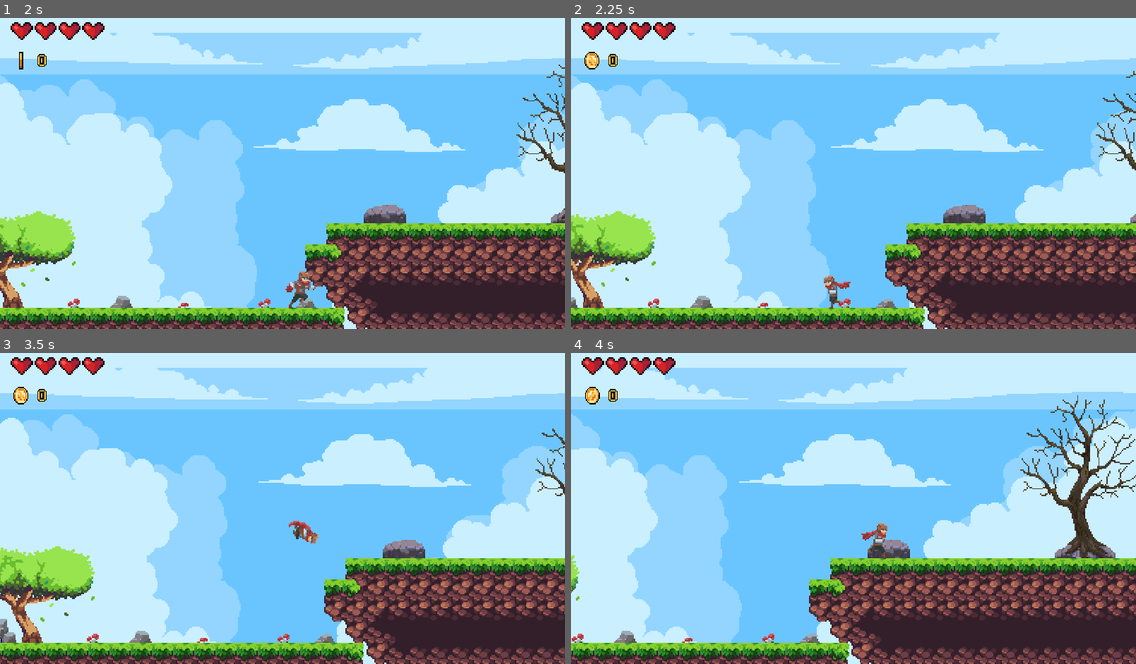
Above: before the commit, frames 1-4 (two rows, left to right).
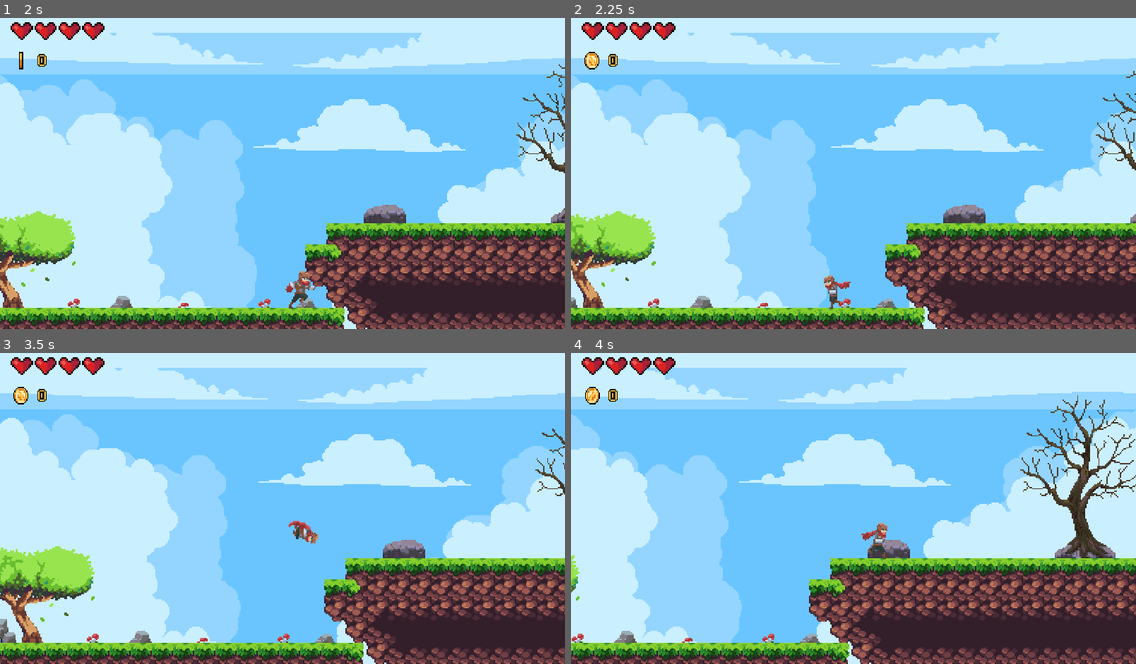
Above: after the commit, the same moments.

Repository: enzolins/DEL-Adventures
Game: Godot game, scene res://Levels/Level1/Level1.tscn
Two runs of this game, one before a commit and one after it. Both use one fixed random seed, a clock stepped at 60 frames per second and the inputs below.
Inputs:
- Up to frame 1 (2 s): hold Right (ui_right) from 0.53 s (still down); tap Space (ui_select) at 0.77, 1.52 s
- Up to frame 2 (2.25 s): release Right (ui_right) at 2.03 s; hold Left (ui_left) from 2.03 s (still down)
- Up to frame 3 (3.5 s): release Left (ui_left) at 2.78 s; hold Right (ui_right) from 2.78 s (still down); tap Space (ui_select) at 3.02 s
- Up to frame 4 (4 s): keep holding Right (ui_right); tap Space (ui_select) at 3.77 s

Frame 1 is identical in both runs. In frame 2, less than 0.1% of the frame differs, in the area x 3-100%, y 6-90%; in frame 3, less than 0.1%; in frame 4, less than 0.1%, in the area x 10-100%, y 6-92%.

Commit message:
Gold Generation

Diff:
--- a/Enemies/Random/blue patrol/BluePatrol.gd
+++ b/Enemies/Random/blue patrol/BluePatrol.gd
@@ -19,6 +19,7 @@
 onready var stats = $Stats
 onready var hurtbox = $Hurtbox
 onready var playerDetectionZone = $PlayerDetectionZone
+onready var goldGenerator = $GoldGenerator
 
 
 #STATE MACHINE - STATES
@@ -97,7 +98,7 @@
 
 func _on_Stats_noHealth():
 	queue_free()
-	#PlayerStats.setGold(generateGold.generateGold())
+	PlayerStats.setGold(goldGenerator.generateGold())
 	var enemyDeathEffect = EnemyDeathEffect.instance()
 	get_parent().add_child(enemyDeathEffect)
 	enemyDeathEffect.global_position = global_position
--- a/Enemies/Random/blue patrol/BluePatrol.tscn
+++ b/Enemies/Random/blue patrol/BluePatrol.tscn
@@ -9,6 +9,7 @@
 [ext_resource path="res://Mechanics/Hitbox and Hurbox/Hurtbox.tscn" type="PackedScene" id=7]
 [ext_resource path="res://Mechanics/Hitbox and Hurbox/Hitbox.tscn" type="PackedScene" id=8]
 [ext_resource path="res://Mechanics/Player Detection Zone/PlayerDetectionZone.tscn" type="PackedScene" id=9]
+[ext_resource path="res://Mechanics/Gold Generation/GoldGenerator.tscn" type="PackedScene" id=10]
 
 [sub_resource type="SpriteFrames" id=1]
 animations = [ {
@@ -77,6 +78,10 @@
 modulate = Color( 0.14902, 0, 1, 1 )
 shape = SubResource( 5 )
 
+[node name="GoldGenerator" parent="." instance=ExtResource( 10 )]
+MAX = 2
+MIN = 1
+
 [connection signal="noHealth" from="Stats" to="." method="_on_Stats_noHealth"]
 [connection signal="area_entered" from="Hurtbox" to="." method="_on_Hurtbox_area_entered"]
 
--- a/Levels/Level1/Level1.tscn
+++ b/Levels/Level1/Level1.tscn
@@ -27,7 +27,7 @@
 tile_data = PoolIntArray( 5505038, 536870912, 0, 6488070, 3, 0, 6619195, 2, 0, 6684713, 7, 0, 6684785, 7, 0, 6684800, 5, 0, 6750290, 6, 0 )
 
 [node name="GrassGround" parent="." instance=ExtResource( 2 )]
-tile_data = PoolIntArray( 458754, 0, 0, 589841, 0, 1, 589842 …(1094 unchanged characters)… , 786463, 3, 131074, 786464, 3, 131076, 917503, 0, 1, 851968, 0, 2, 851969, 0, 2 …(1080 unchanged characters)…
+tile_data = PoolIntArray( 458754, 0, 0, 589841, 0, 1, 589842 …(1094 unchanged characters)… , 786463, 3, 131074, 786464, 3, 131076, 786465, 536870914, 0, 917503, 0, 1, 851968, 0, 2, 851969, 0, 2 …(1080 unchanged characters)…
 
 [node name="ParallaxBackground" parent="." instance=ExtResource( 4 )]
 
--- /dev/null
+++ b/Mechanics/Gold Generation/GoldGenerator.gd
@@ -0,0 +1,17 @@
+extends Node
+
+export(int) var MAX = 0
+export(int) var MIN = 0
+
+var RNG = RandomNumberGenerator.new()
+
+
+func generateGold():
+	if(MAX != null and MIN != null):
+		randomize()
+		var random = (randi() % MAX + MIN)
+		if random > MAX:
+			random = MAX
+		return random
+	else:
+		return 0
--- /dev/null
+++ b/Mechanics/Gold Generation/GoldGenerator.tscn
@@ -0,0 +1,6 @@
+[gd_scene load_steps=2 format=2]
+
+[ext_resource path="res://Mechanics/Gold Generation/GoldGenerator.gd" type="Script" id=1]
+
+[node name="GoldGenerator" type="Node"]
+script = ExtResource( 1 )
--- a/Mechanics/Stats/Stats.gd
+++ b/Mechanics/Stats/Stats.gd
@@ -4,7 +4,7 @@
 var health = max_health setget setHealth
 export(int) var limitHealth = 7
 
-#export(int) var gold = 0 setget setGold
+export(int) var gold = 0 setget setGold
 
 signal noHealth
 signal healthChanged(value)
@@ -25,13 +25,13 @@
 	else:
 		pass
 
-#func setGold(value):
-#	gold += value
-#	emit_signal("goldChanged",gold)
+func setGold(value):
+	gold += value
+	emit_signal("goldChanged",gold)
 
-#func restartGold(value):
-#	gold = value
-#	emit_signal("goldChanged",gold)
+func restartGold(value):
+	gold = value
+	emit_signal("goldChanged",gold)
 
 func _ready():
 	self.health = max_health
--- a/UI/Gold/GoldUI.gd
+++ b/UI/Gold/GoldUI.gd
@@ -1,12 +1,12 @@
 extends Control
 
 onready var coinAnimation = $Coin/AnimationPlayer
-onready var coinAmount = $CoinAmount
+onready var goldAmount = $GoldAmount
 
 func _ready():
 	coinAnimation.play("Rotate")
-	#PlayerStats.connect("goldChanged", self, "setCoinAmount")
+	PlayerStats.connect("goldChanged", self, "setCoinAmount")
 
 
 func setCoinAmount(value):
-	coinAmount.text = String(value)
+	goldAmount.text = String(value)
Not shown: 1 places in Enemies/Random/blue patrol/BluePatrol.tscn that only renumber resources
